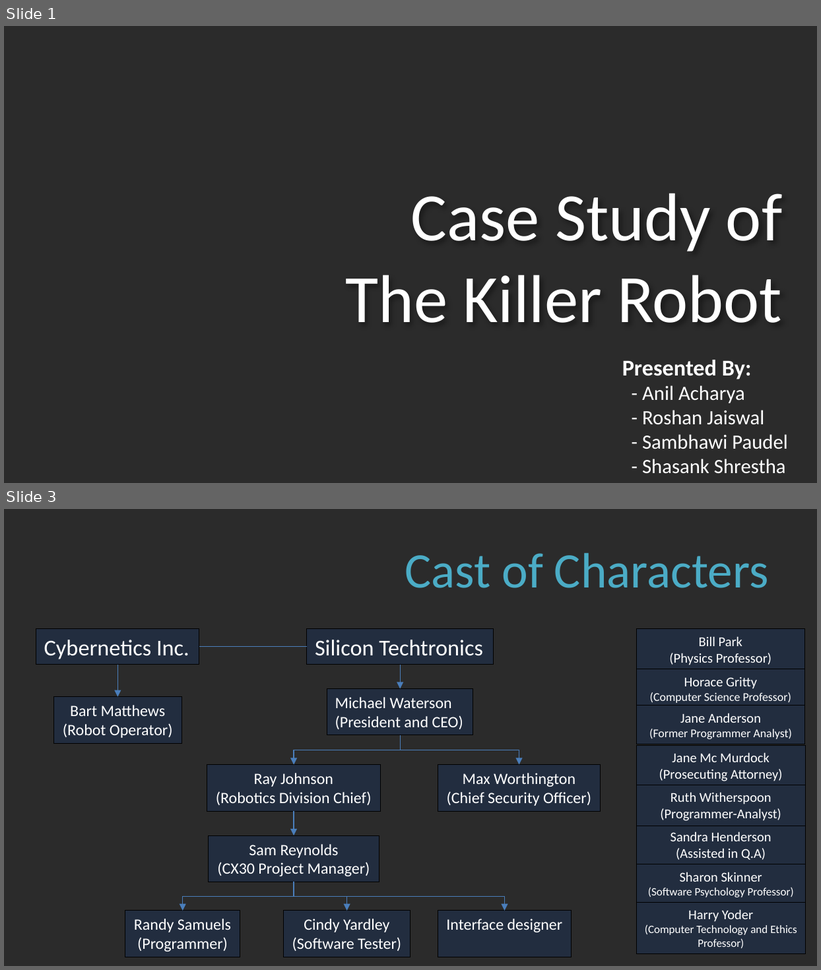
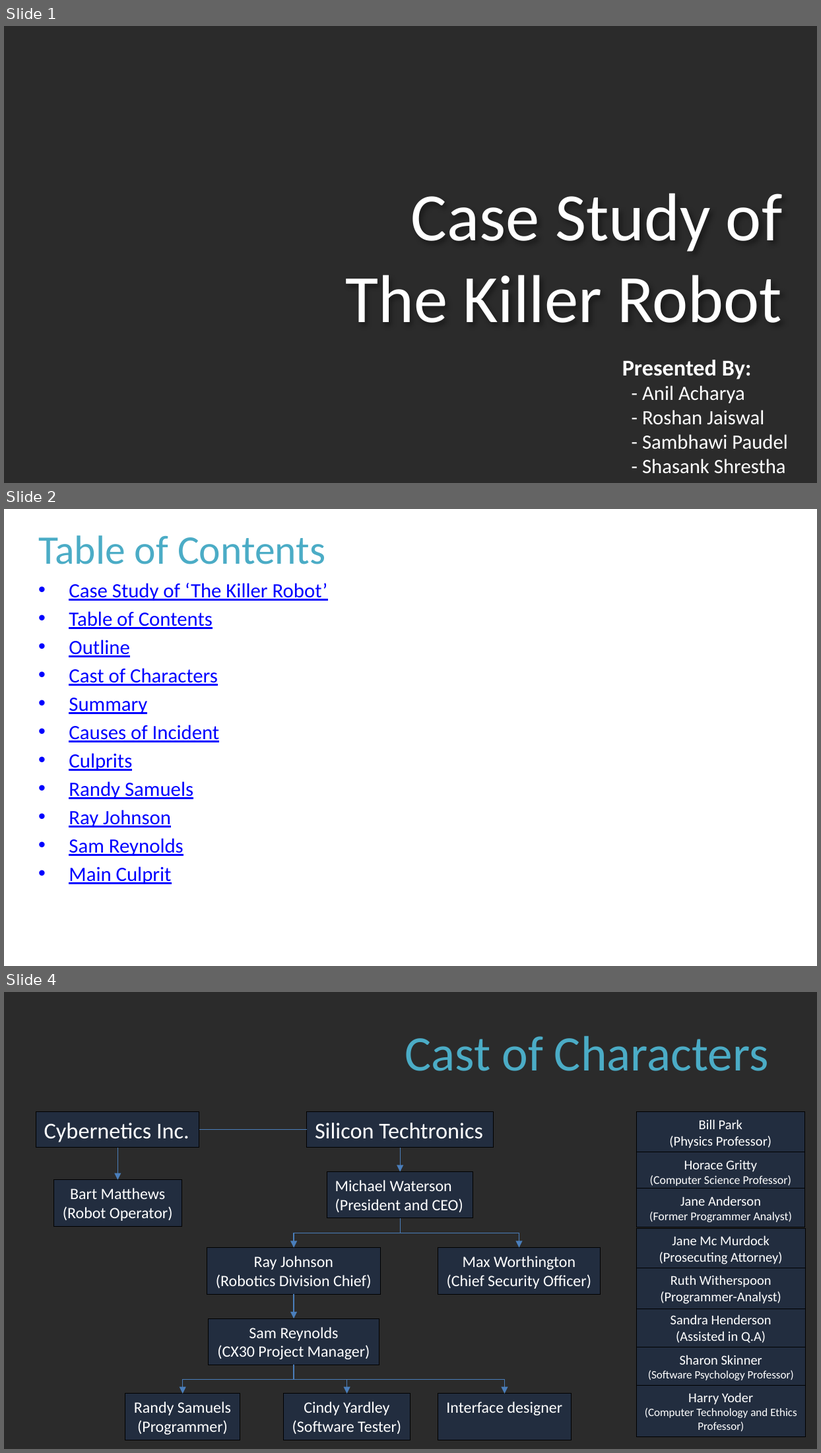
Before and after one commit to anil4956/HI, a slide deck: Killer Fish/Killer Robot.pptx. Shown one above the other, each under a label of ours: slides 1 and 3 before the commit, slides 1, 2 and 4 after it; the slides between them are not shown. The pictures are 821x970 and 821x1453 pixels, drawn with LibreOffice and Linux fonts; fonts in the diff are those of the drawing; background and template pictures are left out; a plain dark background stands for a picture behind light text. Boxes give left, top, right and bottom in pixels: in the first picture for what was removed or moved away, otherwise in the second. Text is boxed around its words. In the diff, an @@ line names an element or a change of style, - is before the commit and + after.

Commit message:
Table of content added

```diff
--- a/Killer Fish/Killer Robot.pptx
+++ b/Killer Fish/Killer Robot.pptx
@@ slide 2 added at (4, 509, 817, 966), background picture (left out) @@
@@ title added at (38, 535, 325, 564), 36 pt, text #4BACC6 @@
+Table of Contents
@@ text added at (69, 583, 328, 885), 18 pt, text #0000FF, underline @@
+• Case Study of ‘The Killer Robot’
+• Table of Contents
+• Outline
+• Cast of Characters
+• Summary
+• Causes of Incident
+• Culprits
+• Randy Samuels
+• Ray Johnson
+• Sam Reynolds
+• Main Culprit
@@ what was slide 3 is now slide 4 @@
```
Also in this commit, not shown: 6 slides changed.
